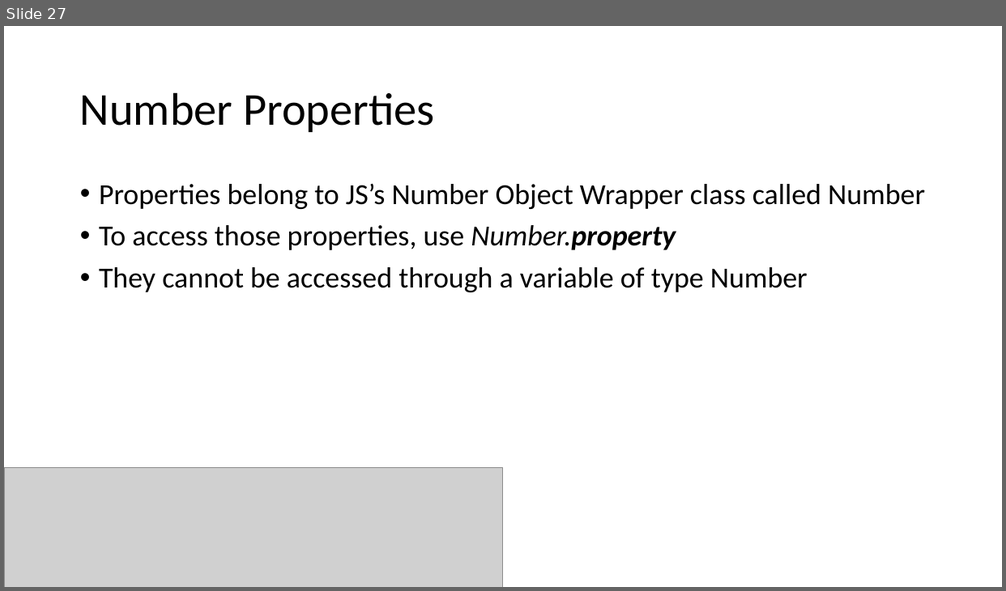
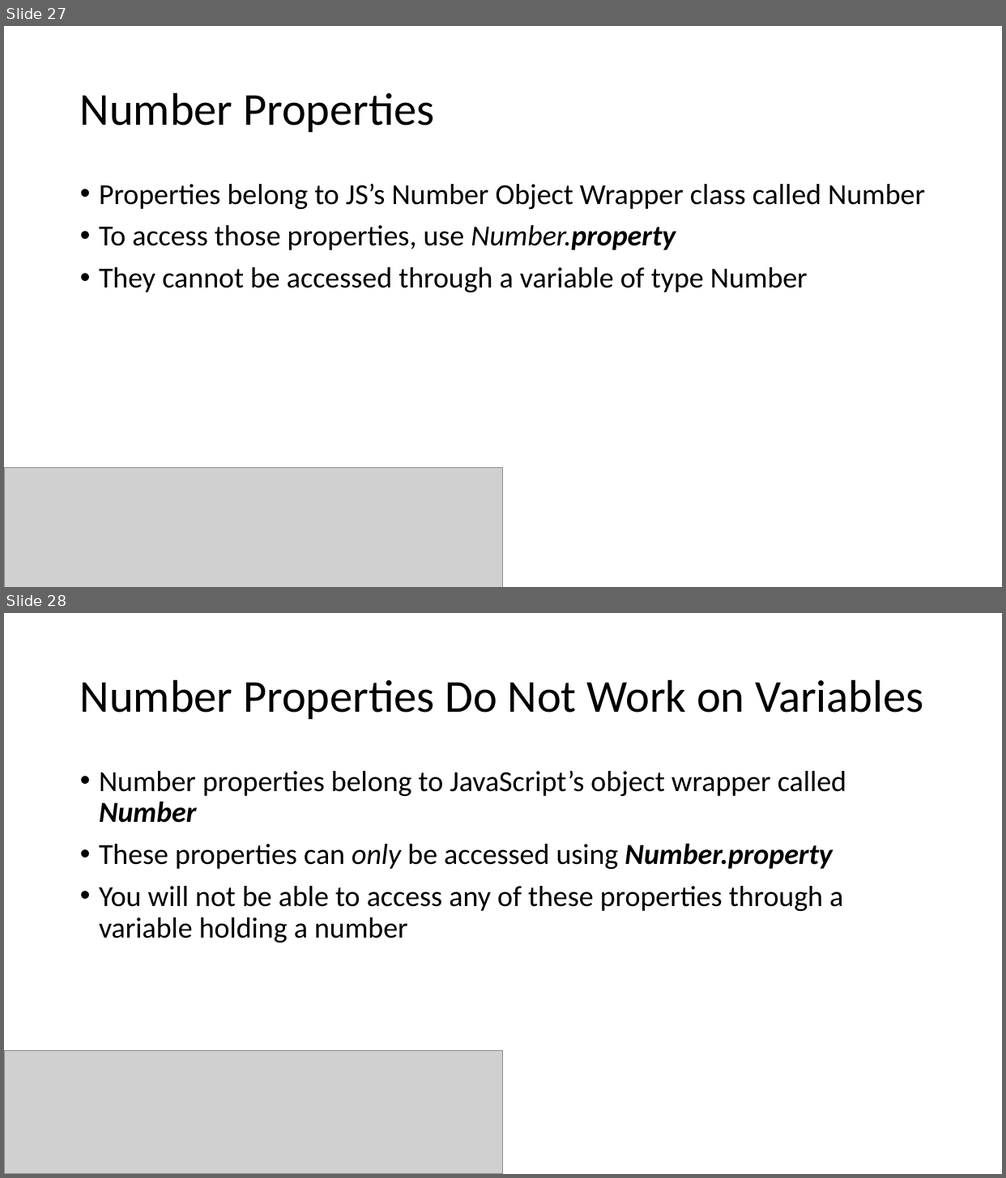
Before and after one commit to YWCANWIL-TechLab/Module4-Exercises-Day2, a slide deck: slides/Numbers.pptx. Shown one above the other, each under a label of ours: slide 27 before the commit, slides 27 and 28 after it. The pictures are 1006x591 and 1006x1178 pixels, drawn with LibreOffice and Linux fonts; fonts in the diff are those of the drawing; grey boxes stand for pictures. Boxes give left, top, right and bottom in pixels: in the first picture for what was removed or moved away, otherwise in the second. Text is boxed around its words. In the diff, an @@ line names an element or a change of style, - is before the commit and + after.

Commit message:
Revised Powerpoint

```diff
--- a/slides/Numbers.pptx
+++ b/slides/Numbers.pptx
@@ slide 28 added at <box>4,613,1002,1174</box>, background #FFFFFF @@
@@ title added at <box>80,679,923,719</box>, 44 pt, text #000000 @@
+Number Properties Do Not Work on Variables
@@ text added at <box>99,770,846,943</box>, 28 pt, text #000000 @@
+• Number properties belong to JavaScript’s object wrapper called Number
+• These properties can only be accessed using Number.property
+• You will not be able to access any of these properties through a variable holding a number
@@ picture added at <box>4,1051,503,1174</box> @@
```
Also in this commit, not shown: 1 other slide added.
